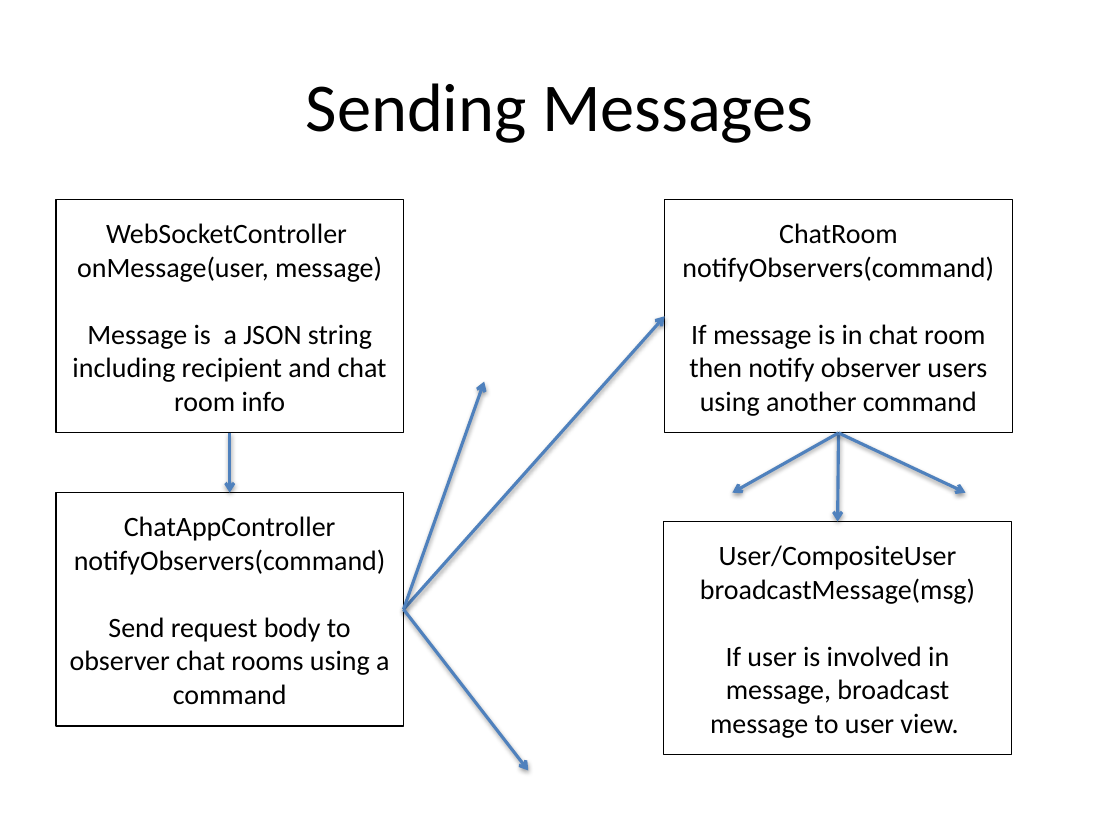
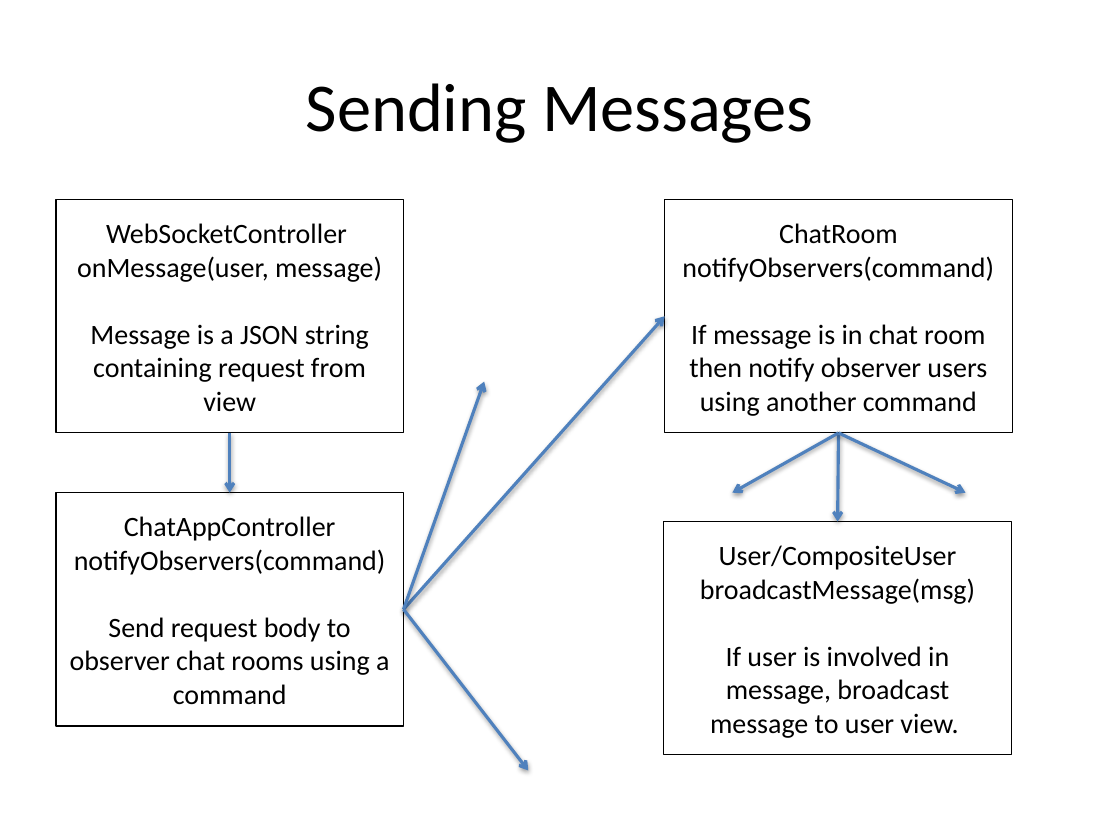
Before and after one commit to 11manu96/chat-app, a slide deck: slide 8 of src/main/resources/chat_app_presentation.pptx (slide 9 before the commit). Drawn at 1120x840 pixels with LibreOffice and Linux fonts; fonts in the diff are those of the drawing. Boxes give left, top, right and bottom in pixels: in the first picture for what was removed or moved away, otherwise in the second. Text is boxed around its words. In the diff, an @@ line names an element or a change of style, - is before the commit and + after.

Commit message:
finish up slides

```diff
--- a/src/main/resources/chat_app_presentation.pptx
+++ b/src/main/resources/chat_app_presentation.pptx
@@ text in rectangle at (x1=90, y1=324, x2=369, y2=412): text changed @@
-Message is a JSON string including recipient and chat room info
+Message is a JSON string containing request from view
```
Also in this commit, not shown: 4 slides added, 5 slides removed, 1 other file.
